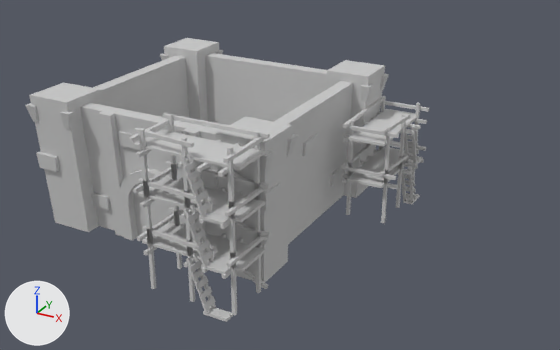
The FBX model Empire - The Last Battle/Assets/Meshes/Buildings/battlebeard_castle_2.FBX, before and after one commit.
The view is the same before and after, from a 50 mm lens placed at (16.6, -25.1, 14.4), pointed at (2.3, 1.0, 1.4). The axes (+X, +Y, +Z) are drawn at lower left. The lights are the same throughout.

Names of what the first picture shows: 'castle 2'.
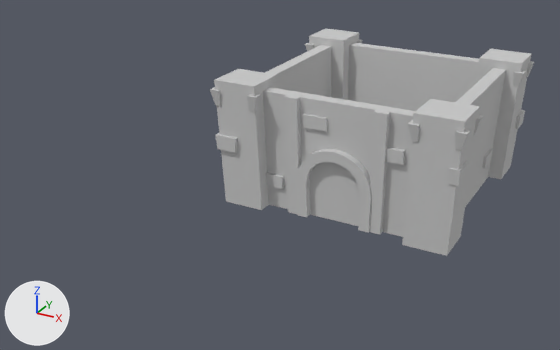
Boxes [x1, y1, x2, y2] around the edits, measured in the pictures (560 x 350 px):
'castle 2', reshaped, moved (20% narrower, 20% shorter): before [25, 38, 429, 322]; after [210, 28, 534, 256]
part 1 of me_mesh, deleted: before [129, 96, 429, 322]

Edits to the bpy script that builds the scene:
```text
Change me_mesh:
    used by ob_castle_2; location = (0.0, 0.0, 0.0)
    remove me_mesh.from_pydata(...)  # 1828 vertices, 1336 faces; spans x -6.94..7.25, y -7.43..5.25, z -0.11..5.85
    add me_mesh.from_pydata(...)  # 356 vertices, 232 faces; spans x -5.25..5.25, y -5.25..5.25, z 0.0..5.42
    me_mesh part 1: 184 loose pieces with 1472 vertices, spanning x -6.94..7.25, y -7.43..5.22, z -0.11..5.85, are deleted
Change ob_castle_2:
    ob_castle_2.location: (0.0, 0.0, 0.0) -> (5.0, 5.0, 0.0)
```
